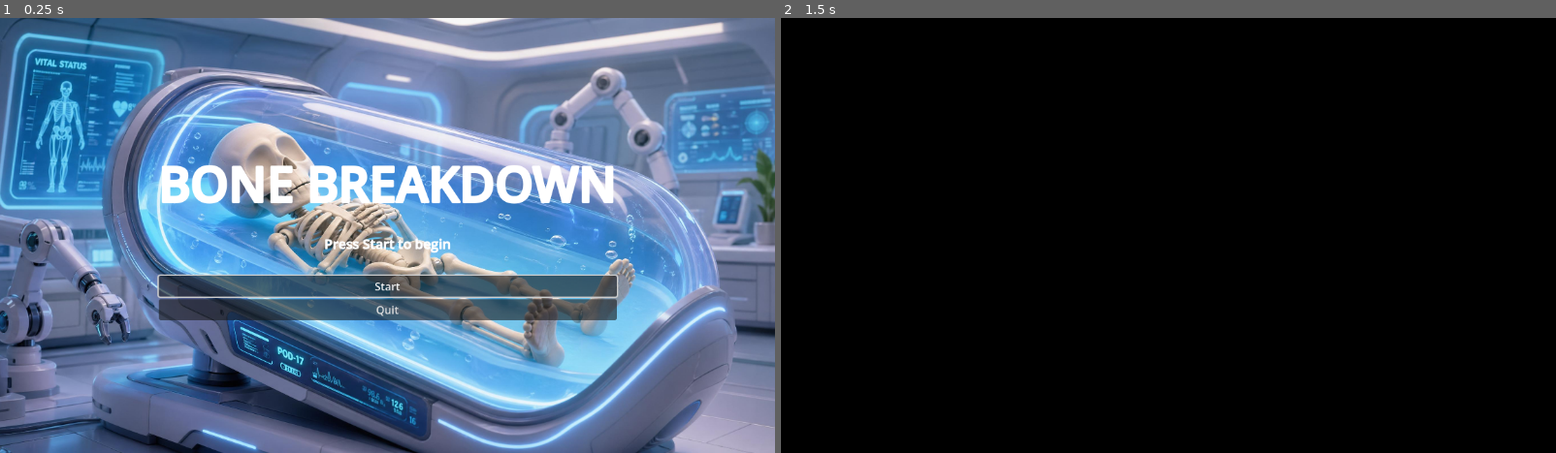
Above: before the commit, frames 1-2 (left to right).
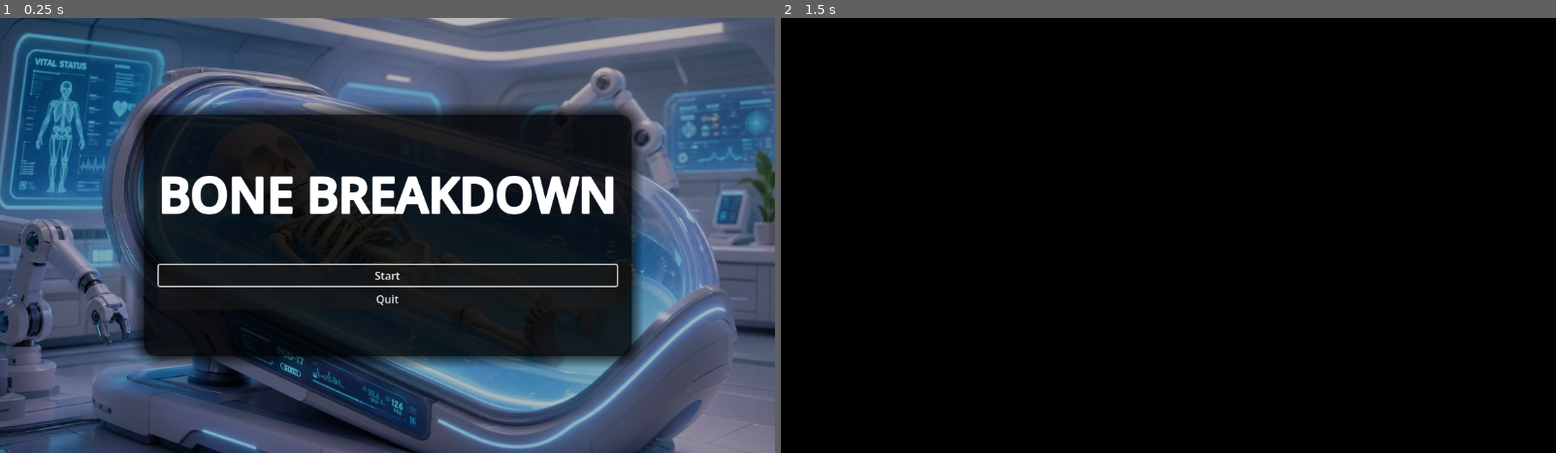
Above: after the commit, the same moments.

Repository: amarti95/Bone-Breakdown
Game: Godot game, scene res://scenes/MainMenu.tscn
Two runs of this game, one before a commit and one after it. Both use one fixed random seed, a clock stepped at 60 frames per second and the inputs below. Video files are missing from this copy of the repository; at most half a second of black plays in their place.
Inputs:
- Up to frame 1 (0.25 s): no input
- Up to frame 2 (1.5 s): click "Start" at 0.5 s; tap Enter at 1.25 s; hold D (qte_right) from 1.28 s (still down); tap E (qte_action) at 1.35 s

The runs differ from the first frame. In frame 1, 94% of the frame differs, in the area x 0-100%, y 0-100%; in frame 2, nothing differs.

Commit message:
Update MainMenu.tscn

Diff:
--- a/scenes/MainMenu.tscn
+++ b/scenes/MainMenu.tscn
@@ -1,19 +1,27 @@
-[gd_scene format=3 uid="uid://c0m1d1mau0m3n"]
+[gd_scene format=3 uid="uid://d4bpy1hshygp2"]
 
-[ext_resource type="Script" path="res://scripts/MainMenu.gd" id="1_menu"]
-[ext_resource type="Texture2D" path="res://Main Menu Background.jpg" id="2_bg"]
+[ext_resource type="Script" uid="uid://7r8h5q2bic6p" path="res://scripts/MainMenu.gd" id="1_menu"]
+[ext_resource type="Texture2D" uid="uid://dwxq3xlba26q2" path="res://Main Menu Background.jpg" id="2_bg"]
 
 [sub_resource type="Theme" id="Theme_1"]
+
+[sub_resource type="StyleBoxFlat" id="StyleBoxFlat_panel"]
+content_margin_left = 22.0
+content_margin_top = 18.0
+content_margin_right = 22.0
+content_margin_bottom = 18.0
+bg_color = Color(0, 0, 0, 0.55)
+corner_radius_top_left = 18
+corner_radius_top_right = 18
+corner_radius_bottom_right = 18
+corner_radius_bottom_left = 18
+shadow_size = 18
 
 [sub_resource type="LabelSettings" id="LabelSettings_title"]
 font_size = 72
 outline_size = 8
 
-[sub_resource type="LabelSettings" id="LabelSettings_sub"]
-font_size = 20
-outline_size = 2
-
-[node name="MainMenu" type="Control"]
+[node name="MainMenu" type="Control" unique_id=1223709362]
 layout_mode = 3
 anchors_preset = 15
 anchor_right = 1.0
@@ -23,7 +31,7 @@
 theme = SubResource("Theme_1")
 script = ExtResource("1_menu")
 
-[node name="Background" type="ColorRect" parent="."]
+[node name="Background" type="ColorRect" parent="." unique_id=2141971539]
 layout_mode = 1
 anchors_preset = 15
 anchor_right = 1.0
@@ -32,7 +40,7 @@
 grow_vertical = 2
 color = Color(0.05, 0.05, 0.07, 1)
 
-[node name="BackgroundImage" type="TextureRect" parent="."]
+[node name="BackgroundImage" type="TextureRect" parent="." unique_id=1110730509]
 layout_mode = 1
 anchors_preset = 15
 anchor_right = 1.0
@@ -44,7 +52,17 @@
 expand_mode = 1
 stretch_mode = 6
 
-[node name="Content" type="VBoxContainer" parent="."]
+[node name="Dim" type="ColorRect" parent="." unique_id=470412464]
+layout_mode = 1
+anchors_preset = 15
+anchor_right = 1.0
+anchor_bottom = 1.0
+grow_horizontal = 2
+grow_vertical = 2
+mouse_filter = 2
+color = Color(0, 0, 0, 0.25)
+
+[node name="Panel" type="PanelContainer" parent="." unique_id=572985467]
 layout_mode = 1
 anchors_preset = 8
 anchor_left = 0.5
@@ -55,38 +73,39 @@
 offset_top = -180.0
 offset_right = 260.0
 offset_bottom = 180.0
+grow_horizontal = 2
+grow_vertical = 2
+mouse_filter = 2
+theme_override_styles/panel = SubResource("StyleBoxFlat_panel")
+
+[node name="Content" type="VBoxContainer" parent="Panel" unique_id=2136588622]
+layout_mode = 2
 alignment = 1
 
-[node name="Title" type="Label" parent="Content"]
+[node name="Title" type="Label" parent="Panel/Content" unique_id=1836500153]
 layout_mode = 2
 text = "BONE BREAKDOWN"
 label_settings = SubResource("LabelSettings_title")
 horizontal_alignment = 1
 
-[node name="Spacer1" type="Control" parent="Content"]
+[node name="Spacer1" type="Control" parent="Panel/Content" unique_id=1686001959]
+custom_minimum_size = Vector2(0, 18)
 layout_mode = 2
-custom_minimum_size = Vector2(0, 18)
 
-[node name="Subtitle" type="Label" parent="Content"]
+[node name="Spacer2" type="Control" parent="Panel/Content" unique_id=796485970]
+custom_minimum_size = Vector2(0, 26)
 layout_mode = 2
-text = "Press Start to begin"
-label_settings = SubResource("LabelSettings_sub")
-horizontal_alignment = 1
 
-[node name="Spacer2" type="Control" parent="Content"]
-layout_mode = 2
-custom_minimum_size = Vector2(0, 26)
-
-[node name="Buttons" type="VBoxContainer" parent="Content"]
+[node name="Buttons" type="VBoxContainer" parent="Panel/Content" unique_id=493789787]
 layout_mode = 2
 alignment = 1
 
-[node name="StartButton" type="Button" parent="Content/Buttons"]
+[node name="StartButton" type="Button" parent="Panel/Content/Buttons" unique_id=474470025]
 unique_name_in_owner = true
 layout_mode = 2
 text = "Start"
 
-[node name="QuitButton" type="Button" parent="Content/Buttons"]
+[node name="QuitButton" type="Button" parent="Panel/Content/Buttons" unique_id=2123139190]
 unique_name_in_owner = true
 layout_mode = 2
 text = "Quit"
